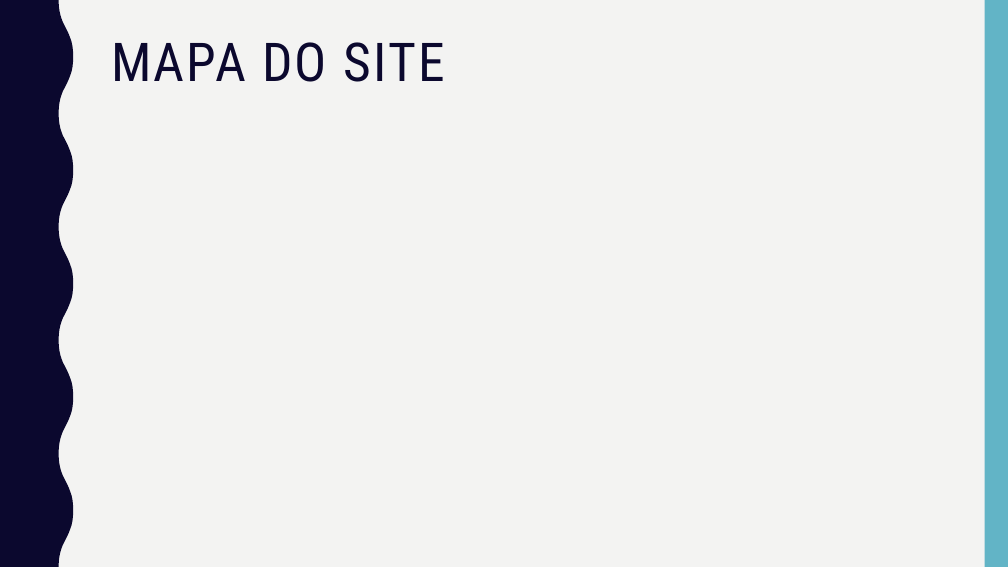
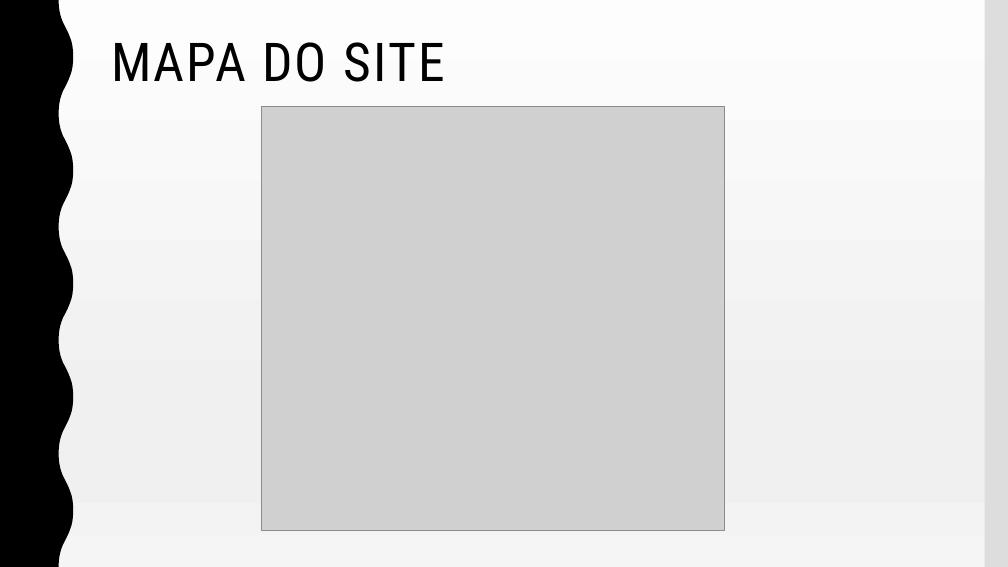
Before and after one commit to lucasdeaquino/TCC-armarios, a slide deck: slide 11 of Ricardo/2 Previaesse.pptx (slide 10 before the commit). Drawn at 1008x567 pixels with LibreOffice and Linux fonts; fonts in the diff are those of the drawing; grey boxes stand for pictures. Boxes give left, top, right and bottom in pixels: in the first picture for what was removed or moved away, otherwise in the second. Text is boxed around its words. In the diff, an @@ line names an element or a change of style, - is before the commit and + after.

```diff
--- a/Ricardo/2 Previaesse.pptx
+++ b/Ricardo/2 Previaesse.pptx
@@ background #F3F3F2 to gradient #FDFDFD to #F0F0F0 to #F5F5F5 @@
@@ freeform shape at [0, 0, 73, 567]: fill #0B082E to #000000 @@
@@ rectangle at [985, 0, 1008, 567]: fill #62B4C6 to #DDDDDD @@
@@ title "MAPA DO SITE" at [111, 42, 445, 82]: text colour #0B082E to #000000 @@
@@ picture added at [262, 106, 724, 530] @@
```
Also in this commit, not shown: 10 other slides changed, 1 slide added.
